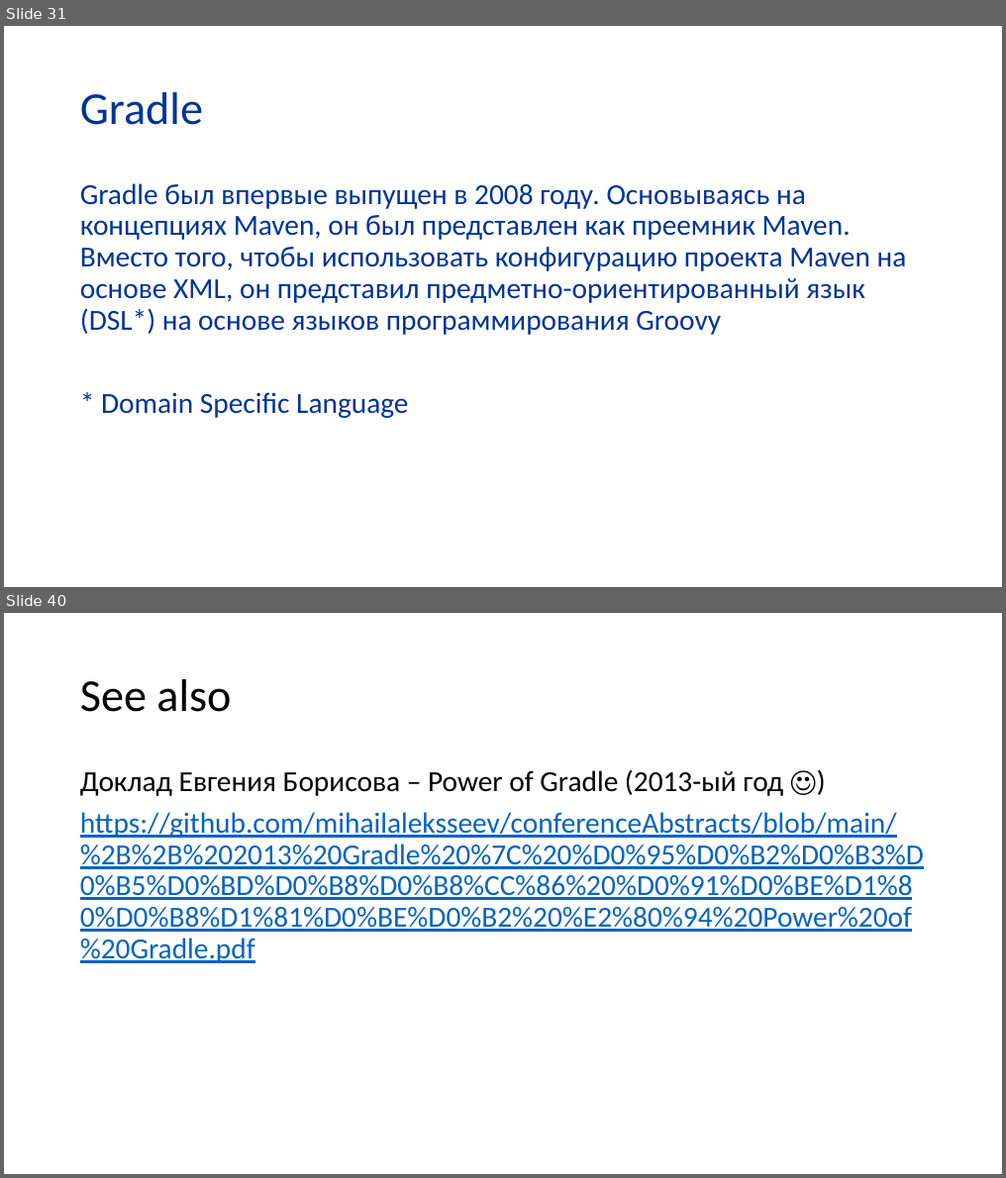
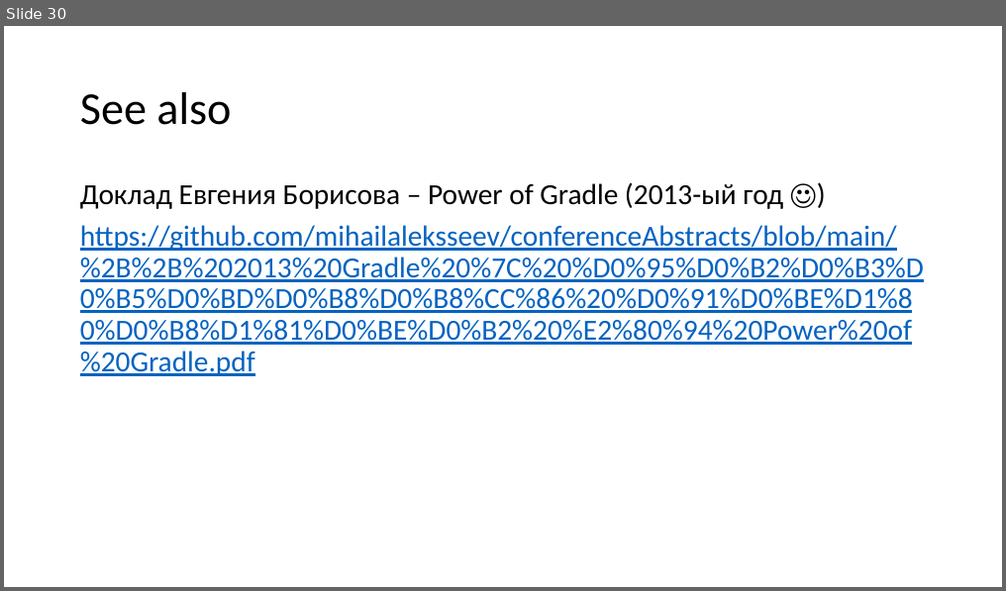
Before and after one commit to butenko-or/programming-technologies, a slide deck: PT_build_systems.pptx. Shown one above the other, each under a label of ours: slides 31 and 40 before the commit, slide 30 after it; the slides between them are not shown. The pictures are 1006x1178 and 1006x591 pixels, drawn with LibreOffice and Linux fonts; fonts in the diff are those of the drawing; background and template pictures are left out. Boxes give left, top, right and bottom in pixels: in the first picture for what was removed or moved away, otherwise in the second. Text is boxed around its words. In the diff, an @@ line names an element or a change of style, - is before the commit and + after.

```diff
--- a/PT_build_systems.pptx
+++ b/PT_build_systems.pptx
@@ slide 31 removed at (x1=4, y1=26, x2=1002, y2=587), background picture (left out) @@
@@ title removed at (x1=80, y1=92, x2=203, y2=125) @@
-Gradle
@@ text removed at (x1=80, y1=183, x2=907, y2=418) @@
-Gradle был впервые выпущен в 2008 году. Основываясь на концепциях Maven, он был представлен как преемник Maven. Вместо того, чтобы использовать конфигурацию проекта Maven на основе XML, он представил предметно-ориентированный язык (DSL*) на основе языков программирования Groovy
-* Domain Specific Language
@@ what was slide 40 is now slide 30 @@
```
Also in this commit, not shown: 3 slides changed, 8 slides added, 17 other slides removed.
